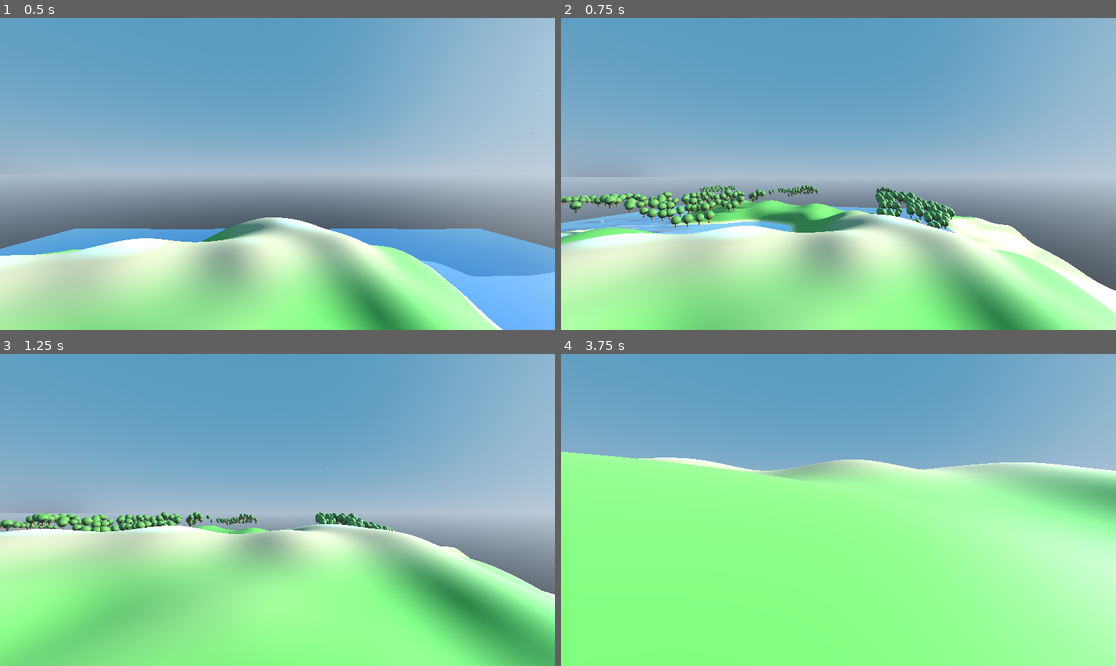
Above: before the commit, frames 1-4 (two rows, left to right).
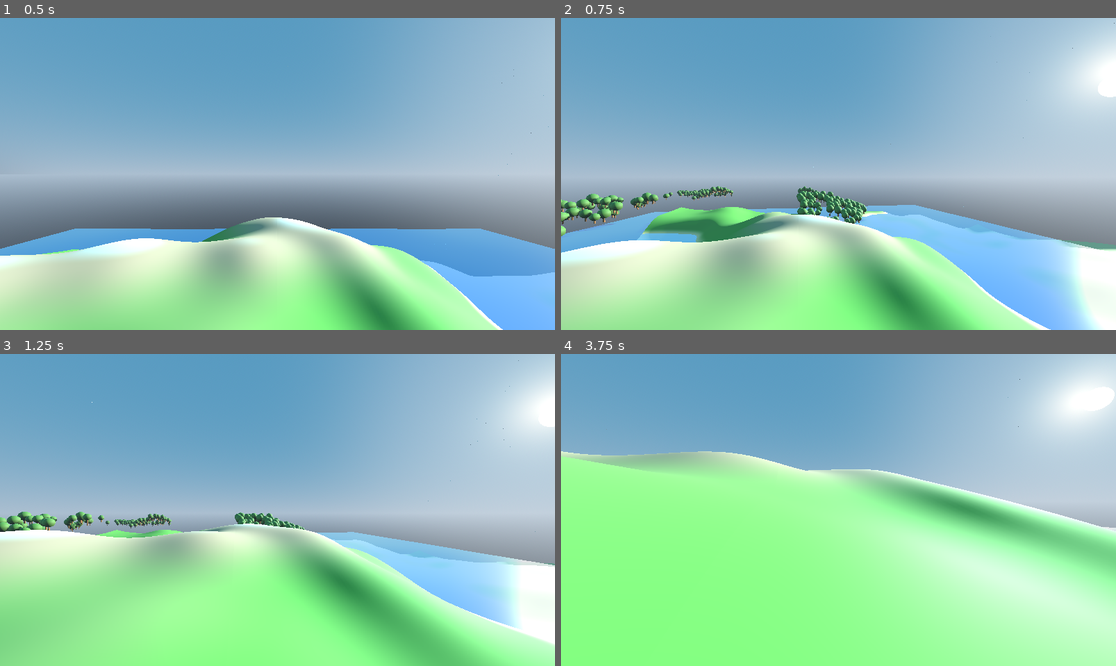
Above: after the commit, the same moments.

Repository: nialljmiller/WonkyLands
Game: Godot game, scene res://terrain_generator.tscn
Same seed, same stepped clock (60 frames per second), same inputs: the game is played once before the commit and once after it.
Inputs (mouse positions are in pixels of both pictures, inside the frame that each line leads up to):
- Up to frame 1 (0.5 s): no input
- Up to frame 2 (0.75 s): tap Enter (ui_accept) at 0.5 s; move the mouse to (866, 174) at 0.52 s; hold Up (ui_up) from 0.53 s (still down)
- Up to frame 3 (1.25 s): keep holding Up (ui_up); tap Enter (ui_accept) at 0.77 s
- Up to frame 4 (3.75 s): keep holding Up (ui_up); move the mouse to (810, 510) at 1.27 s; tap Enter (ui_accept) at 1.52, 3.02 s; move the mouse to (849, 503) at 2.02 s; move the mouse to (832, 516) at 2.77 s; move the mouse to (877, 513) at 3.52 s

Frame 1 is identical in both runs. In frame 2, 44% of the frame differs, in the area x 0-100%, y 0-100%; in frame 3, 42%; in frame 4, 37%.

Commit message:
auto update

Diff:
--- a/PlayerController.gd
+++ b/PlayerController.gd
@@ -117,7 +117,7 @@
 func _input(event):
 	if event is InputEventMouseMotion:
 		# Fixed: Changed signs to get correct mouse movement
-		camera_rotation = Vector2(event.relative.x, -event.relative.y)
+		camera_rotation = Vector2(-event.relative.x, -event.relative.y)
 
 # Add water splash effect when entering water
 func _on_enter_water():
--- a/camera_3d.gd
+++ /dev/null
@@ -1,38 +0,0 @@
-extends Camera3D
-
-@export var move_speed: float = 10.0
-@export var look_sensitivity: float = 0.3
-
-var velocity = Vector3()
-var rotation_velocity = Vector2()
-
-func _ready():
-	Input.mouse_mode = Input.MOUSE_MODE_CAPTURED
-
-func _process(delta):
-	# Apply rotation
-	rotation_degrees.x = clamp(rotation_degrees.x + rotation_velocity.y * look_sensitivity, -90, 90)
-	rotation_degrees.y += rotation_velocity.x * -look_sensitivity
-
-	# Reset rotation velocity
-	rotation_velocity = Vector2()
-
-	# Calculate movement direction
-	var direction = Vector3()
-	if Input.is_action_pressed("ui_up") or Input.is_action_pressed("w_key"):
-		direction -= transform.basis.z
-	if Input.is_action_pressed("ui_down") or Input.is_action_pressed("s_key"):
-		direction += transform.basis.z
-	if Input.is_action_pressed("ui_left") or Input.is_action_pressed("a_key"):
-		direction -= transform.basis.x
-	if Input.is_action_pressed("ui_right") or Input.is_action_pressed("d_key"):
-		direction += transform.basis.x
-
-	# Apply movement
-	velocity = direction.normalized() * move_speed
-	position += velocity * delta
-
-func _input(event):
-	if event is InputEventMouseMotion:
-		# Fixed: Removed negative sign on X axis to correct horizontal mouse look
-		rotation_velocity = Vector2(event.relative.x, -event.relative.y)
--- a/terrain_generator.tscn
+++ b/terrain_generator.tscn
@@ -1,10 +1,50 @@
 [gd_scene load_steps=3 format=3 uid="uid://dqgeebl8jivm"]
 
 [ext_resource type="Script" uid="uid://b3kg6bmvartbe" path="res://TerrainGenerator.gd" id="1_7468f"]
-[ext_resource type="Script" uid="uid://cby1v57iiugcw" path="res://camera_3d.gd" id="2_y7rda"]
+
+[sub_resource type="GDScript" id="GDScript_wc7r7"]
+script/source = "extends Camera3D
+
+@export var move_speed: float = 10.0
+@export var look_sensitivity: float = 0.3
+
+var velocity = Vector3()
+var rotation_velocity = Vector2()
+
+func _ready():
+	Input.mouse_mode = Input.MOUSE_MODE_CAPTURED
+
+func _process(delta):
+	# Apply rotation
+	rotation_degrees.x = clamp(rotation_degrees.x + rotation_velocity.y * look_sensitivity, -90, 90)
+	rotation_degrees.y += rotation_velocity.x * -look_sensitivity
+
+	# Reset rotation velocity
+	rotation_velocity = Vector2()
+
+	# Calculate movement direction
+	var direction = Vector3()
+	if Input.is_action_pressed(\"ui_up\") or Input.is_action_pressed(\"w_key\"):
+		direction -= transform.basis.z
+	if Input.is_action_pressed(\"ui_down\") or Input.is_action_pressed(\"s_key\"):
+		direction += transform.basis.z
+	if Input.is_action_pressed(\"ui_left\") or Input.is_action_pressed(\"a_key\"):
+		direction -= transform.basis.x
+	if Input.is_action_pressed(\"ui_right\") or Input.is_action_pressed(\"d_key\"):
+		direction += transform.basis.x
+
+	# Apply movement
+	velocity = direction.normalized() * move_speed
+	position += velocity * delta
+
+func _input(event):
+	if event is InputEventMouseMotion:
+		# Fixed: Removed negative sign on X axis to correct horizontal mouse look
+		rotation_velocity = Vector2(event.relative.x, -event.relative.y)
+"
 
 [node name="TerrainGenerator" type="Node3D"]
 script = ExtResource("1_7468f")
 
 [node name="Camera3D" type="Camera3D" parent="."]
-script = ExtResource("2_y7rda")
+script = SubResource("GDScript_wc7r7")
Not shown, removed: camera_3d.gd.uid
